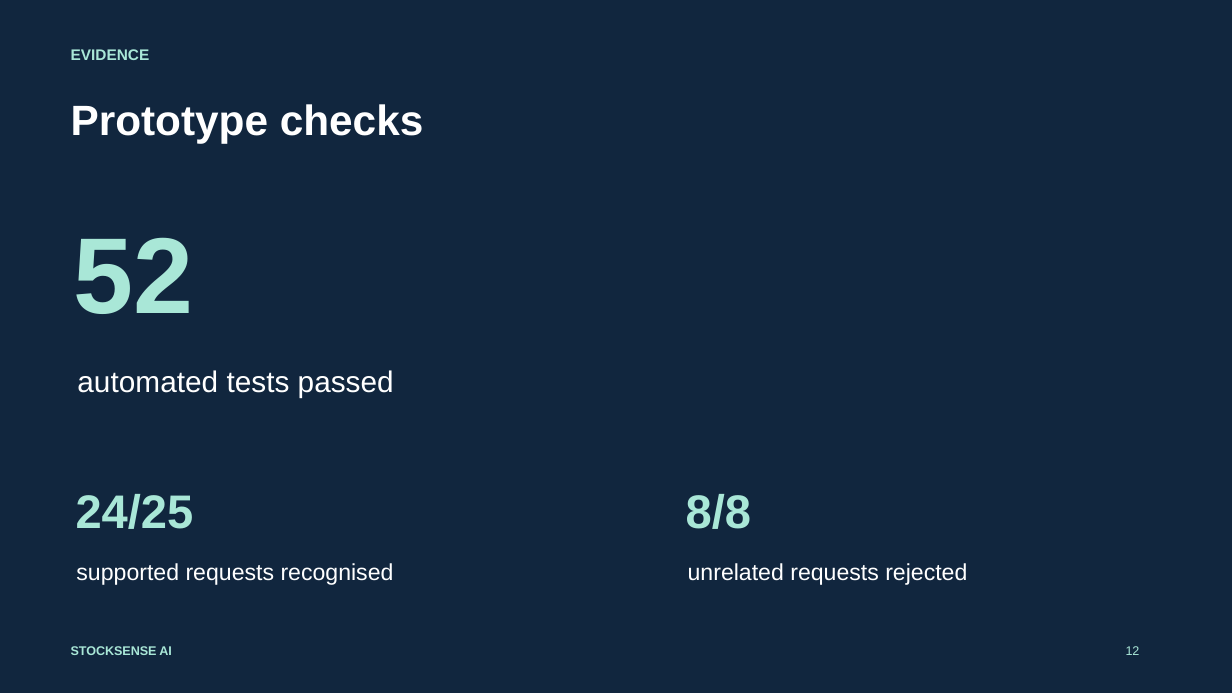
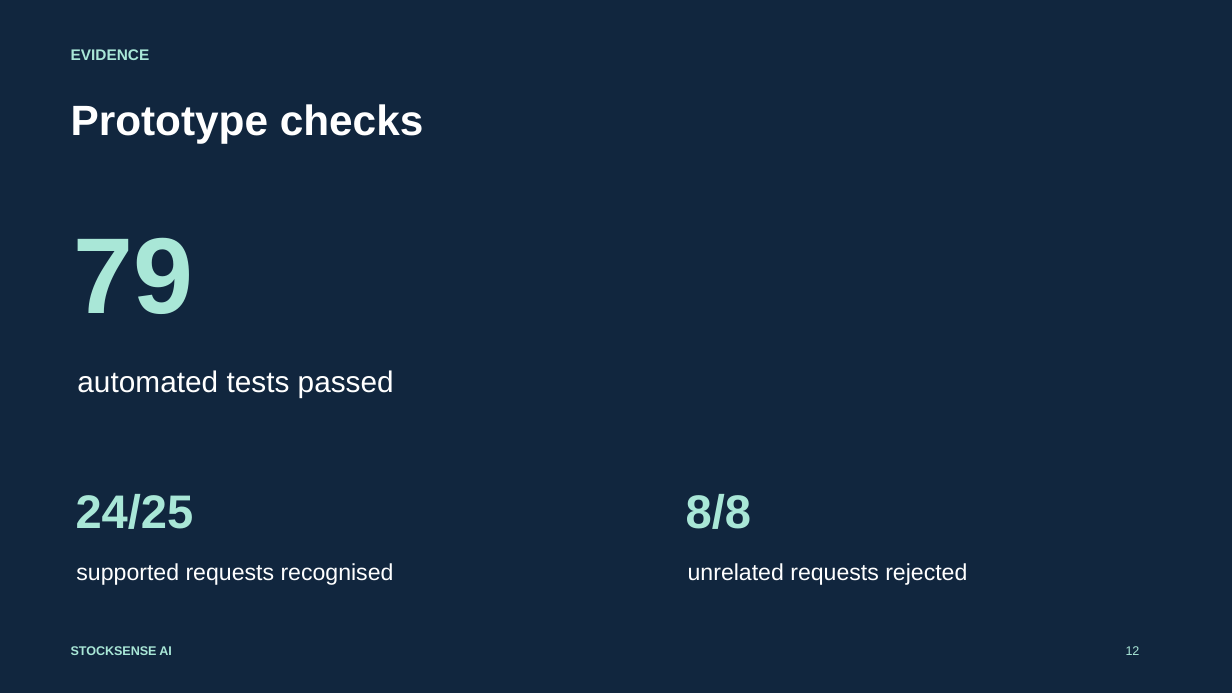
Before and after one commit to VUT-AI-SOLUTIONS-2026/stocksense-ai, a slide deck: slide 12 of docs/StockSense_AI_Presentation_Review.pptx. Drawn at 1232x693 pixels with LibreOffice and Linux fonts; fonts in the diff are those of the drawing. Boxes give left, top, right and bottom in pixels: in the first picture for what was removed or moved away, otherwise in the second. Text is boxed around its words. In the diff, an @@ line names an element or a change of style, - is before the commit and + after.

Commit message:
Align presentation evidence and clarify future usability work
Update presentation to the verified 79 passing tests. Keep independent human usability review as optional future work without claiming reviewer results.

```diff
--- a/docs/StockSense_AI_Presentation_Review.pptx
+++ b/docs/StockSense_AI_Presentation_Review.pptx
@@ text at [74, 237, 194, 314]: text changed @@
-52
+79
```
Also in this commit, not shown: 4 other files.
